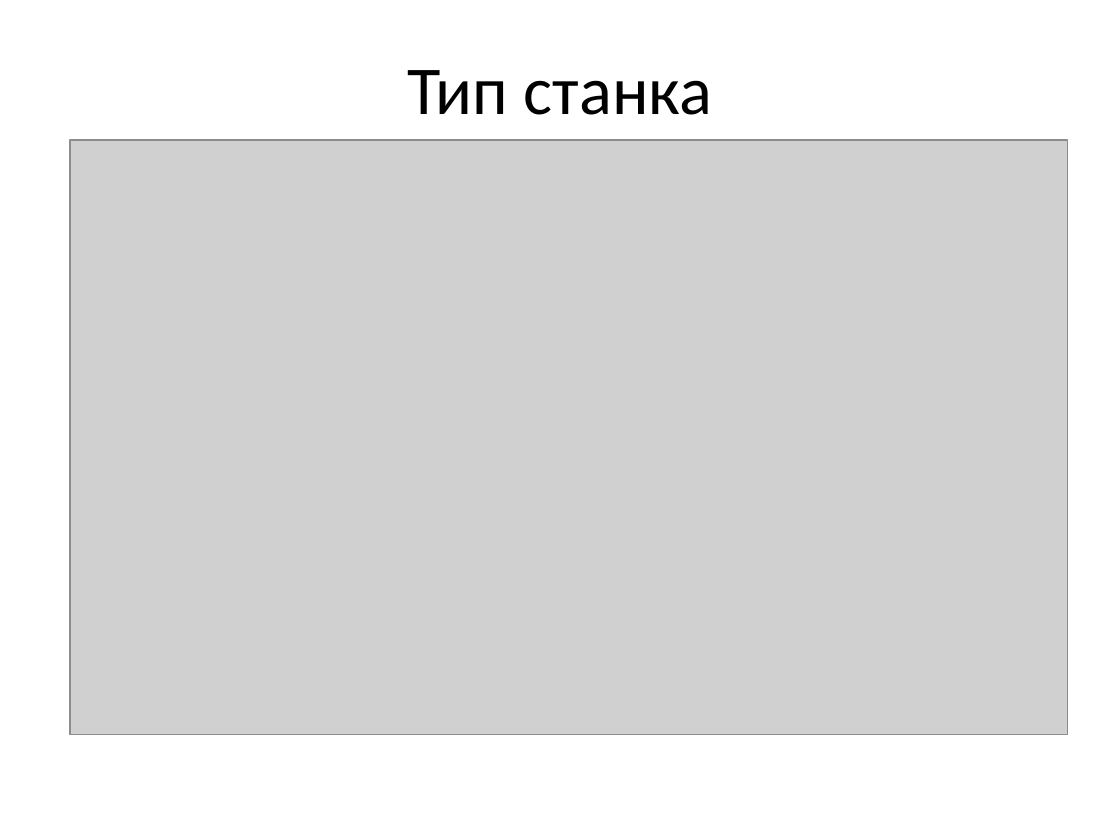
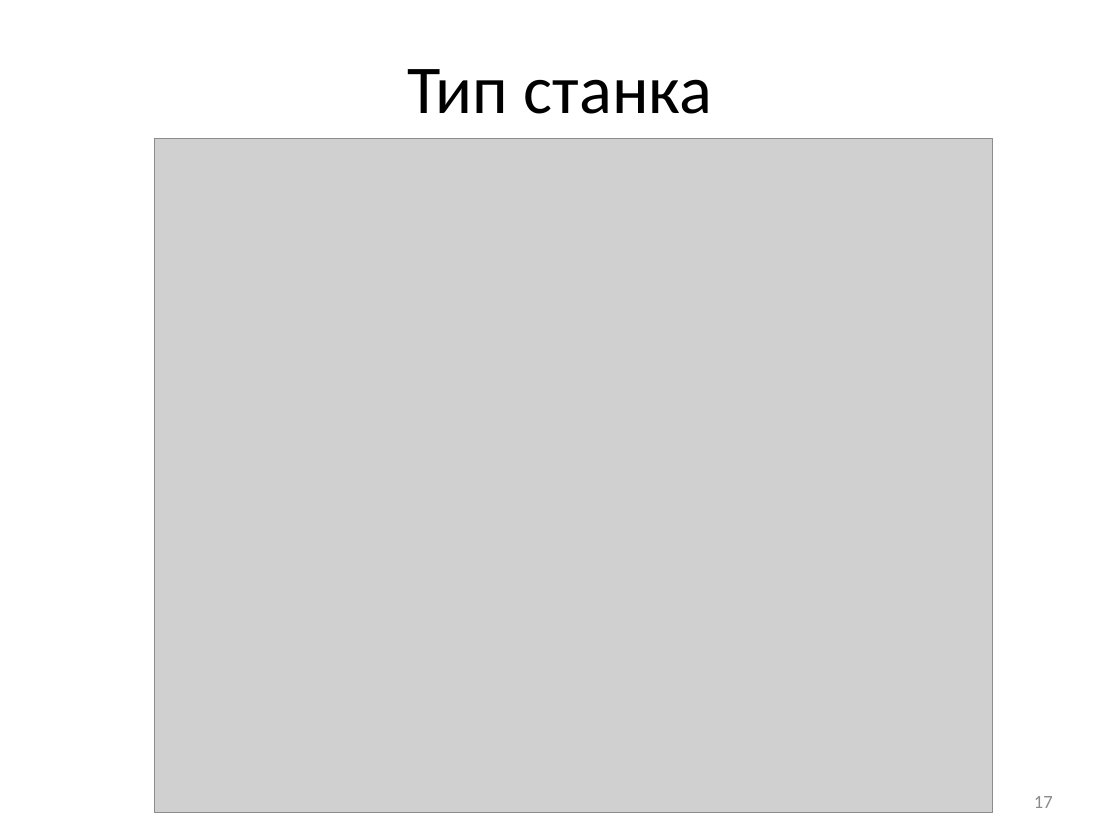
Before and after one commit to stden/diplomx, a slide deck: slide 17 of Кудрявцев Иван Владиславович/Презентация к диплому.pptx (slide 15 before the commit). Drawn at 1120x840 pixels with LibreOffice and Linux fonts; fonts in the diff are those of the drawing; grey boxes stand for pictures. Boxes give left, top, right and bottom in pixels: in the first picture for what was removed or moved away, otherwise in the second. Text is boxed around its words. In the diff, an @@ line names an element or a change of style, - is before the commit and + after.

```diff
--- a/Кудрявцев Иван Владиславович/Презентация к диплому.pptx
+++ b/Кудрявцев Иван Владиславович/Презентация к диплому.pptx
@@ picture: place and size @@
-picture at [69,140,1067,735]
+picture at [155,138,992,813]
@@ page number added at [1034,796,1053,808], 12 pt, text #8C8C8C @@
+17
```
Also in this commit, not shown: 15 other slides changed, 3 slides added, 2 other files.
